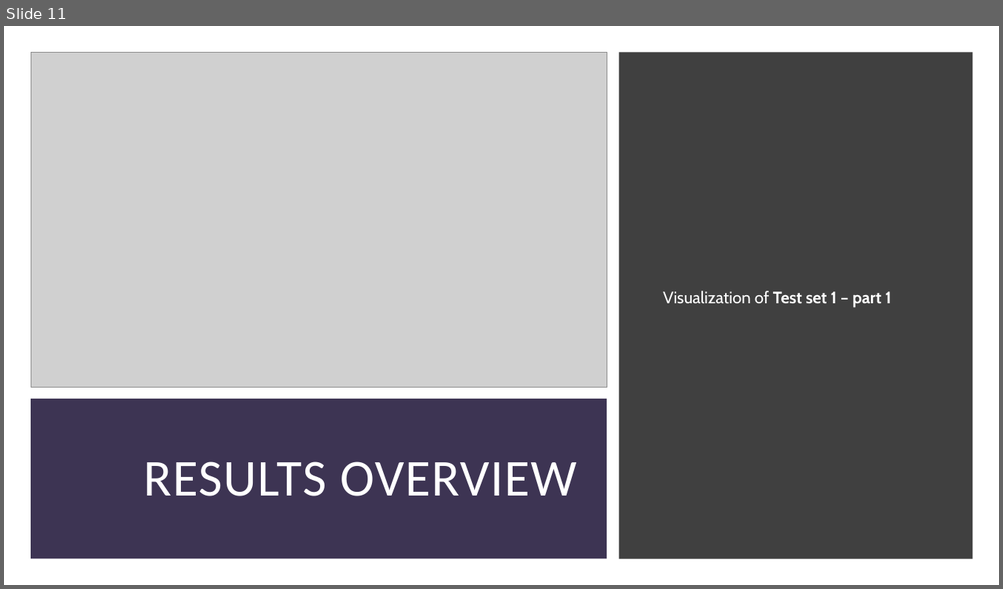
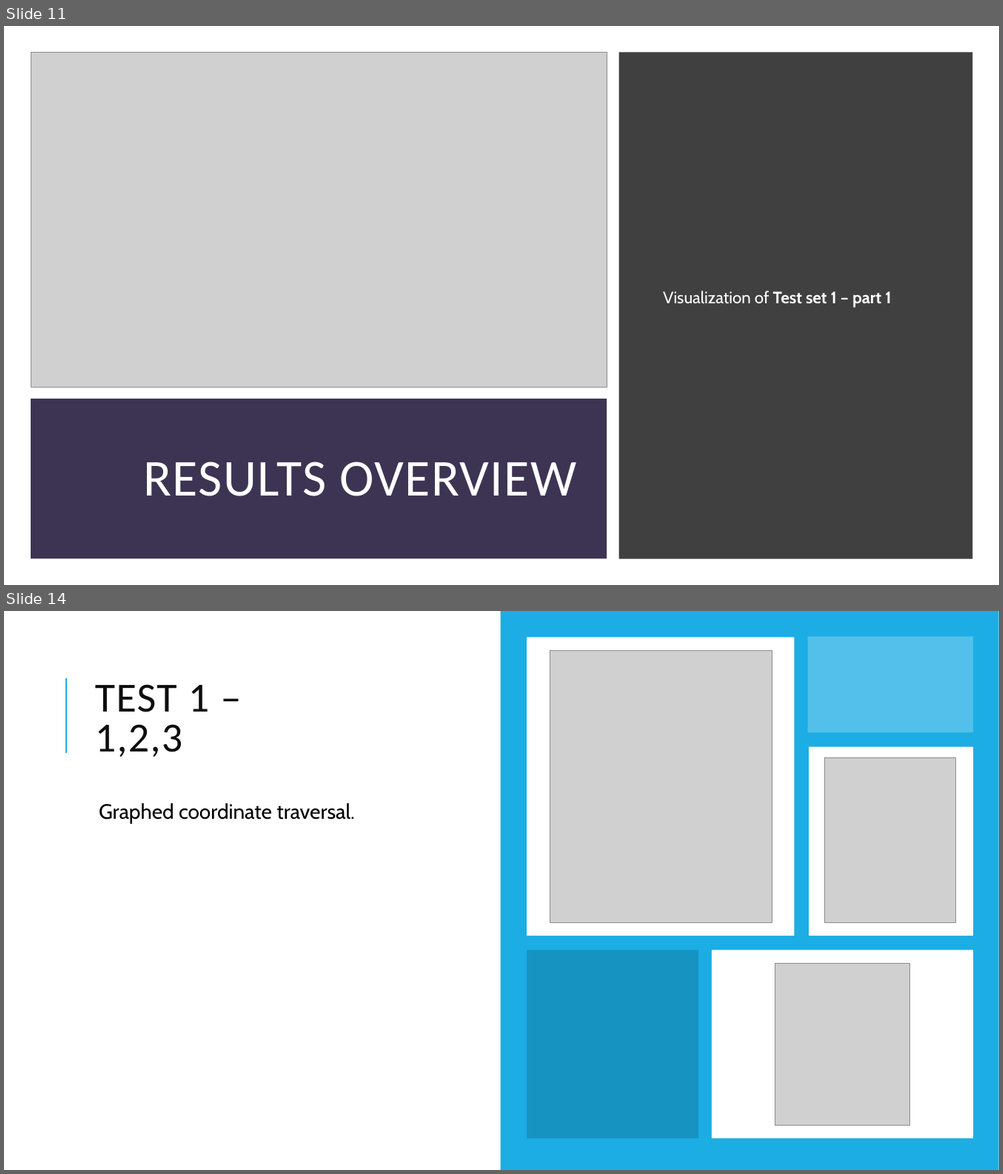
Before and after one commit to RubenTipparach/Mimicvr, a slide deck: Report/Mimic vr.pptx. Shown one above the other, each under a label of ours: slide 11 before the commit, slides 11 and 14 after it; the slides between them are not shown. The pictures are 1003x589 and 1003x1174 pixels, drawn with LibreOffice and Linux fonts; fonts in the diff are those of the drawing; grey boxes stand for pictures. Boxes give left, top, right and bottom in pixels: in the first picture for what was removed or moved away, otherwise in the second. Text is boxed around its words. In the diff, an @@ line names an element or a change of style, - is before the commit and + after.

```diff
--- a/Report/Mimic vr.pptx
+++ b/Report/Mimic vr.pptx
@@ slide 14 added at (4,611,999,1170), background #FFFFFF @@
@@ rectangle added at (500,611,999,1170), fill #1CADE4 @@
@@ rectangle added at (526,637,794,937), fill #FFFFFF @@
@@ picture added at (550,650,771,923) @@
@@ rectangle added at (808,636,973,732), fill #77CEEF at 60% opacity @@
@@ line added from (66, 753) to (66, 678), #1CADE4 1.5 pt @@
@@ title added at (95,684,209,757), 40 pt, text #0D0D0D @@
+TEST 1 – 1,2,3
@@ rectangle added at (809,747,973,937), fill #FFFFFF @@
@@ picture added at (825,758,956,923) @@
@@ text added at (99,803,355,823), 20 pt, text #000000 @@
+  Graphed coordinate traversal.
@@ rectangle added at (526,951,698,1139), fill #1482AC at 60% opacity @@
@@ rectangle added at (711,951,973,1139), fill #FFFFFF @@
@@ picture added at (775,964,910,1126) @@
```
Also in this commit, not shown: 2 slides changed, 5 other slides added, 5 slides removed, 2 other files.
